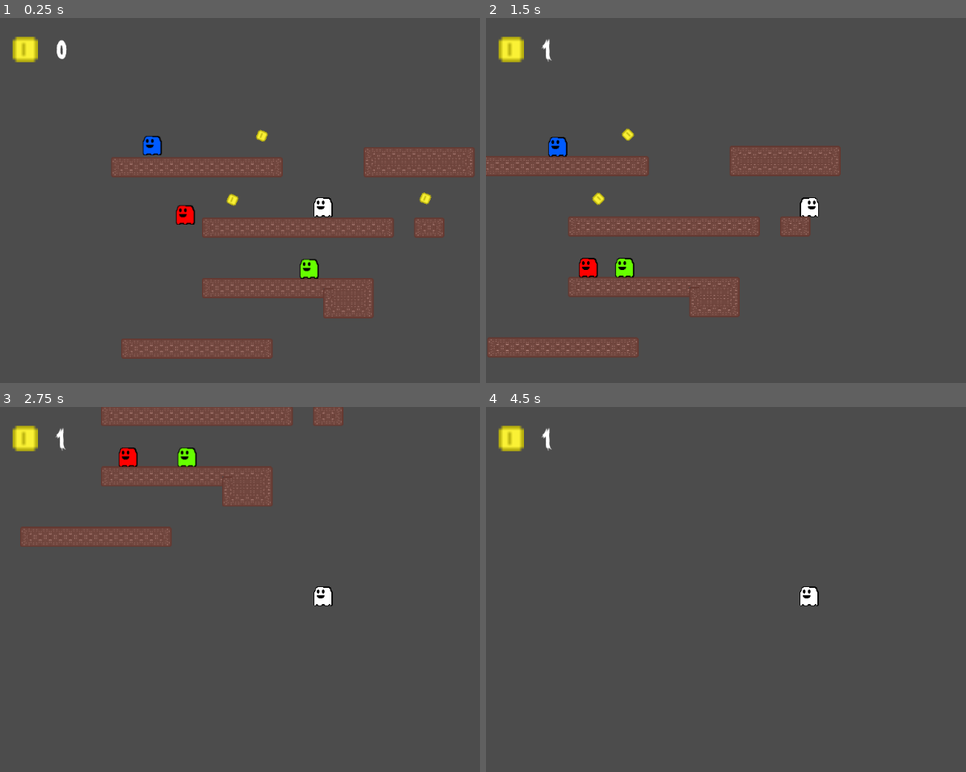
Above: before the commit, frames 1-4 (two rows, left to right).
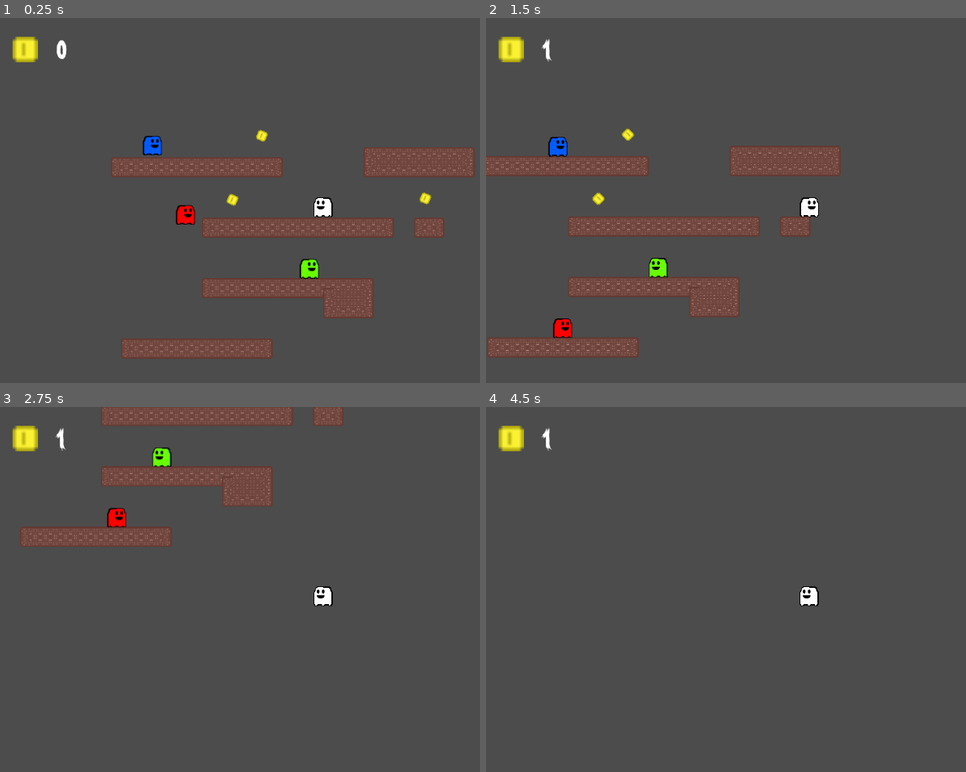
Above: after the commit, the same moments.

Repository: jcadavez/Joshua-uses-Godot-to-make-Ghost-Chase-game
Game: Godot game, scene res://MainScene.tscn
Two runs of this game, one before a commit and one after it. Both use one fixed random seed, a clock stepped at 60 frames per second and the inputs below.
Inputs:
- Up to frame 1 (0.25 s): no input
- Up to frame 2 (1.5 s): hold Right (move_right) from 0.53 s (still down); tap Up (jump) at 0.77 s
- Up to frame 3 (2.75 s): tap Up (jump) at 1.52 s; release Right (move_right) at 2.03 s; hold Left (move_left) from 2.03 s (still down)
- Up to frame 4 (4.5 s): release Left (move_left) at 2.78 s; hold Right (move_right) 2.78-4.28 s; tap Up (jump) at 3.02, 3.77 s; tap Enter at 3.5 s; tap Space at 4.25 s; hold Left (move_left) from 4.28 s (still down)

The runs differ from the first frame. In frame 1, 0.3% of the frame differs, in the area x 29-67%, y 32-72%; in frame 2, 0.9%, in the area x 12-70%, y 32-88%; in frame 3, 0.8%; in frame 4, less than 0.1%.

Commit message:
Ch 10 - Set Animation State

Diff:
--- a/Enemy.gd
+++ b/Enemy.gd
@@ -9,47 +9,41 @@
 onready var targetX : float = position.x + moveDist
 var vel : Vector2 = Vector2()
 
+# determines direction of the enemy
+var go_right : bool
+
 # components
 onready var sprite = $AnimatedSprite
 
 # Called when the node enters the scene tree for the first time.
 func _ready():
-	pass # Replace with function body.
+	go_right = true
 
 # Called 60 times a second to define Player's physics calculations
 func _physics_process(delta):
+	# reset the horizontal velocity
+	vel.x = 0
+
+	# movement
+	if position.x < targetX && go_right == true:
+		# flips sprite direction based on movement
+		sprite.flip_h = true
+		vel.x += speed
+	elif position.x > startX && go_right == false:
+		# flips sprite direction based on movement
+		sprite.flip_h = false
+		vel.x -= speed
+	else:
+		go_right = !go_right
+
+	# plays "float" animation if it's moving
+	if vel.x != 0:
+		sprite.play("float")
+	else:
+		sprite.stop()
+
 	# applying the velocity
 	vel = move_and_slide(vel, Vector2.UP)
 
 	# gravity
 	vel.y += gravity * delta
-
-	# move to the "targetX" position
-	position.x = move_to(position.x, targetX, speed * delta)
-
-	# if we're at our target, move in the other direction
-	if position.x == targetX:
-		# if you start at the beginning, move to the finish
-		if targetX == startX:
-			targetX = position.x + moveDist
-		# if you reach the end, return to start
-		else:
-			targetX = startX
-
-# moves "current" towards "to" in an increment of "step"
-func move_to(current, to, step):
-	# are we moving positive?
-	if current < to:
-		current += step
-		# ensures they don't overstep the target
-		if current > to:
-			current = to
-
-	# are we moving negative?
-	else:
-		current -= step
-		# ensures they don't overstep the target
-		if current < to:
-			current = to
-
-	return current
--- a/EnemyBlue.tscn
+++ b/EnemyBlue.tscn
@@ -16,7 +16,7 @@
 [sub_resource type="SpriteFrames" id=3]
 animations = [ {
 "frames": [ SubResource( 1 ), SubResource( 2 ) ],
-"loop": false,
+"loop": true,
 "name": "float",
 "speed": 10.0
 } ]
--- a/EnemyRed.tscn
+++ b/EnemyRed.tscn
@@ -16,7 +16,7 @@
 [sub_resource type="SpriteFrames" id=3]
 animations = [ {
 "frames": [ SubResource( 1 ), SubResource( 2 ) ],
-"loop": false,
+"loop": true,
 "name": "float",
 "speed": 10.0
 } ]
--- a/Player.gd
+++ b/Player.gd
@@ -30,6 +30,12 @@
 	if Input.is_action_pressed("move_right"):
 		vel.x += speed
 
+	# plays "float" animation if it's moving
+	if vel.x != 0:
+		sprite.play("float")
+	else:
+		sprite.stop()
+
 	# applying the velocity
 	vel = move_and_slide(vel, Vector2.UP)
 	# iterate through all objects that slide against the player
Binary file changed: Ch 06 - Create Enemy/pic_setting-animation-sprite.png
Not shown, changed: README.md
